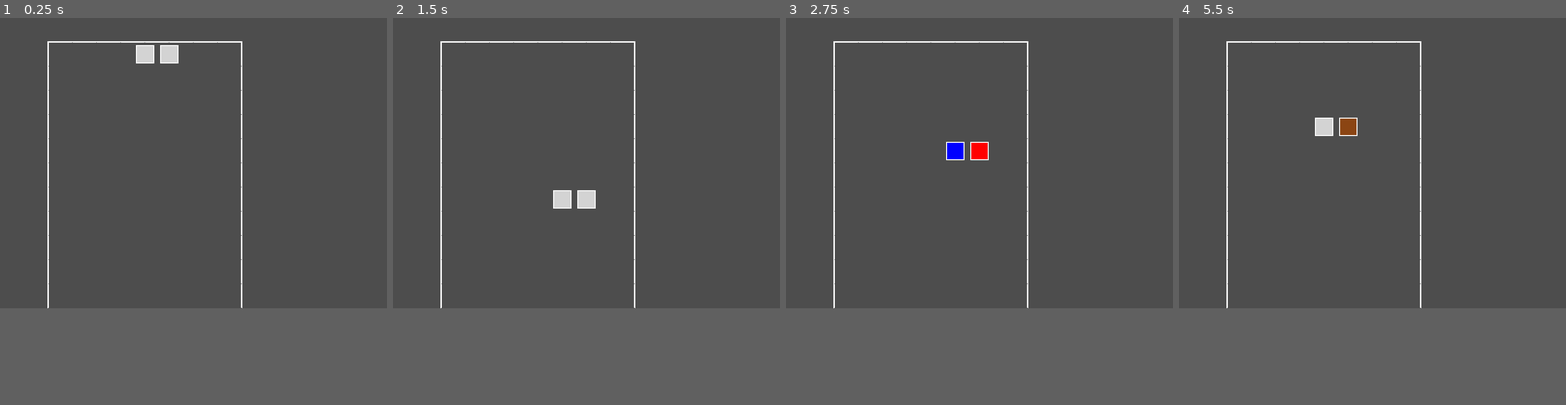
Above: before the commit, frames 1-4 (left to right).
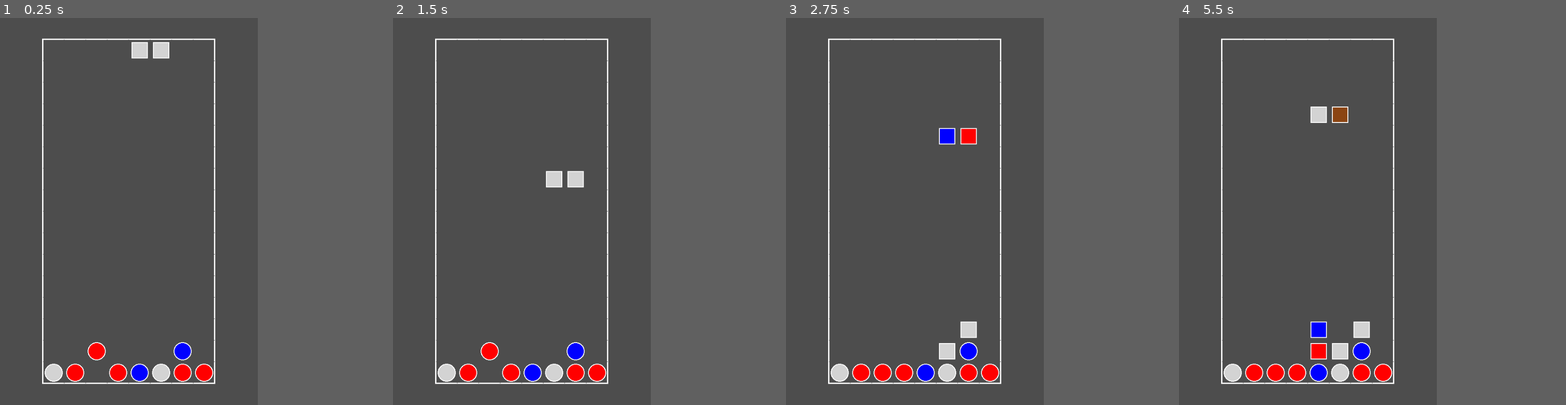
Above: after the commit, the same moments.

Repository: hmisee/runefall
Game: Godot game, scene res://scenes/main.tscn
Two runs of this game, one before a commit and one after it. Both use one fixed random seed, a clock stepped at 60 frames per second and the inputs below.
Inputs:
- Up to frame 1 (0.25 s): no input
- Up to frame 2 (1.5 s): tap Enter at 0.5 s; hold Right (ui_right) 0.53-1.28 s; hold Down (ui_down) from 1.28 s (still down)
- Up to frame 3 (2.75 s): release Down (ui_down) at 2.03 s; hold Right (ui_right) from 2.03 s (still down)
- Up to frame 4 (5.5 s): release Right (ui_right) at 2.78 s; hold Up (ui_up) 2.78-3.53 s; tap Space at 3.5 s; hold Left (ui_left) 3.53-5.03 s; tap Enter at 5 s; hold Down (ui_down) from 5.03 s (still down)
In our replay, the window is 800x600 before the commit and 533x800 after it. These sizes can differ from the game's own. Grey fills any space a smaller window leaves; there, only what the larger window draws over its background counts as a difference.

The runs differ from the first frame. In frame 1, 3.8% of the frame differs, in the area x 10-63%, y 5-95%; in frame 2, 4.2%; in frame 3, 4.6%; in frame 4, 4.8%.

Commit message:
Fix: Correct grid alignment and positioning for runes

Diff:
--- a/project.godot
+++ b/project.godot
@@ -1,18 +1,28 @@
 ; Engine configuration file.
+; It's best edited using the editor UI and not directly,
+; since the parameters that go here are not all obvious.
+;
+; Format:
+;   [section] ; section goes between []
+;   param=value ; assign values to parameters
 
 config_version=5
+
+[animation]
+
+compatibility/default_parent_skeleton_in_mesh_instance_3d=true
 
 [application]
 
 config/name="Runefall"
 run/main_scene="res://scenes/main.tscn"
-config/features=PackedStringArray("4.3")
+config/features=PackedStringArray("4.6")
 config/icon="res://icon.png"
 
 [display]
 
-window/size/viewport_width=800
-window/size/viewport_height=600
+window/size/viewport_width=600
+window/size/viewport_height=900
 
 [rendering]
 
--- a/scenes/main.tscn
+++ b/scenes/main.tscn
@@ -11,4 +11,5 @@
 script = ExtResource("2")
 
 [node name="Camera2D" type="Camera2D" parent="."]
-position = Vector2(400, 300)
+position = Vector2(300, 450)
+zoom = Vector2(1, 1)
--- a/scripts/game_board.gd
+++ b/scripts/game_board.gd
@@ -64,11 +64,17 @@
 	current_pair = RunePair.new()
 	current_pair.grid_x = GRID_WIDTH / 2
 	current_pair.grid_y = 0
-	current_pair.position = grid_to_world(current_pair.grid_x, current_pair.grid_y)
+	# Position at top-left of the cell (rune1 will be at 0,0 relative to pair)
+	current_pair.position = Vector2(current_pair.grid_x * CELL_SIZE, current_pair.grid_y * CELL_SIZE)
 	add_child(current_pair)
 
 func grid_to_world(x: int, y: int) -> Vector2:
+	# Return center of cell for individual pieces
 	return Vector2(x * CELL_SIZE + CELL_SIZE / 2, y * CELL_SIZE + CELL_SIZE / 2)
+
+func grid_to_world_pair(x: int, y: int) -> Vector2:
+	# Return top-left corner for pairs
+	return Vector2(x * CELL_SIZE, y * CELL_SIZE)
 
 func _process(delta):
 	if current_pair == null:
@@ -104,13 +110,13 @@
 	if new_x >= 0 and new_x <= max_x:
 		if can_place_pair(new_x, current_pair.grid_y):
 			current_pair.grid_x = new_x
-			current_pair.position = grid_to_world(new_x, current_pair.grid_y)
+			current_pair.position = grid_to_world_pair(new_x, current_pair.grid_y)
 
 func move_pair_down():
 	var new_y = current_pair.grid_y + 1
 	if can_place_pair(current_pair.grid_x, new_y):
 		current_pair.grid_y = new_y
-		current_pair.position = grid_to_world(current_pair.grid_x, new_y)
+		current_pair.position = grid_to_world_pair(current_pair.grid_x, new_y)
 	else:
 		lock_pair()
 
@@ -145,24 +151,23 @@
 	var rune1 = current_pair.rune1
 	rune1.grid_x = positions[0].x
 	rune1.grid_y = positions[0].y
+	rune1.reparent(self)
 	rune1.position = grid_to_world(rune1.grid_x, rune1.grid_y)
 	grid[rune1.grid_y][rune1.grid_x] = rune1
-	current_pair.remove_child(rune1)
-	add_child(rune1)
 
 	# Place rune2
 	var rune2 = current_pair.rune2
 	rune2.grid_x = positions[1].x
 	rune2.grid_y = positions[1].y
+	rune2.reparent(self)
 	rune2.position = grid_to_world(rune2.grid_x, rune2.grid_y)
 	grid[rune2.grid_y][rune2.grid_x] = rune2
-	current_pair.remove_child(rune2)
-	add_child(rune2)
 
 	current_pair.queue_free()
 	current_pair = null
 
 	check_matches()
+	apply_gravity()
 	spawn_new_pair()
 
 func check_matches():
@@ -190,6 +195,17 @@
 	for piece in unique_remove.keys():
 		remove_piece(piece)
 
+	# Apply gravity after removing pieces
+	if unique_remove.size() > 0:
+		apply_gravity()
+
+func has_empty_spaces_above_pieces() -> bool:
+	for y in range(GRID_HEIGHT - 1):
+		for x in range(GRID_WIDTH):
+			if grid[y][x] != null and grid[y + 1][x] == null:
+				return true
+	return false
+
 func check_line(start_x: int, start_y: int, dx: int, dy: int, count: int) -> Array:
 	var pieces = []
 	var first_piece = grid[start_y][start_x]
@@ -223,3 +239,24 @@
 func remove_piece(piece):
 	grid[piece.grid_y][piece.grid_x] = null
 	piece.queue_free()
+
+func apply_gravity():
+	# Apply gravity from bottom to top
+	var pieces_fell = true
+	while pieces_fell:
+		pieces_fell = false
+		for y in range(GRID_HEIGHT - 2, -1, -1):  # Start from second-to-bottom row
+			for x in range(GRID_WIDTH):
+				if grid[y][x] != null and grid[y + 1][x] == null:
+					# Move piece down
+					var piece = grid[y][x]
+					grid[y][x] = null
+					grid[y + 1][x] = piece
+					piece.grid_y = y + 1
+					piece.position = grid_to_world(x, y + 1)
+					pieces_fell = true
+
+	# Check for new matches after gravity
+	check_matches()
+	if has_empty_spaces_above_pieces():
+		apply_gravity()
--- a/scripts/rune_pair.gd
+++ b/scripts/rune_pair.gd
@@ -22,11 +22,11 @@
 
 func update_positions():
 	if is_horizontal:
-		rune1.position = Vector2(-25, 0)
-		rune2.position = Vector2(25, 0)
+		rune1.position = Vector2(25, 25)
+		rune2.position = Vector2(75, 25)
 	else:
-		rune1.position = Vector2(0, -25)
-		rune2.position = Vector2(0, 25)
+		rune1.position = Vector2(25, 25)
+		rune2.position = Vector2(25, 75)
 
 func rotate_pair():
 	is_horizontal = !is_horizontal
